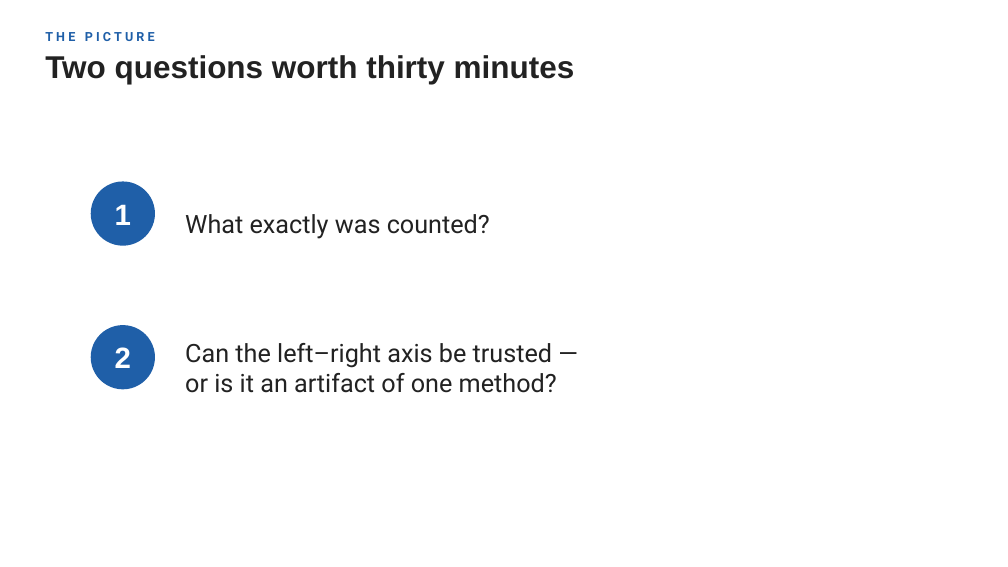
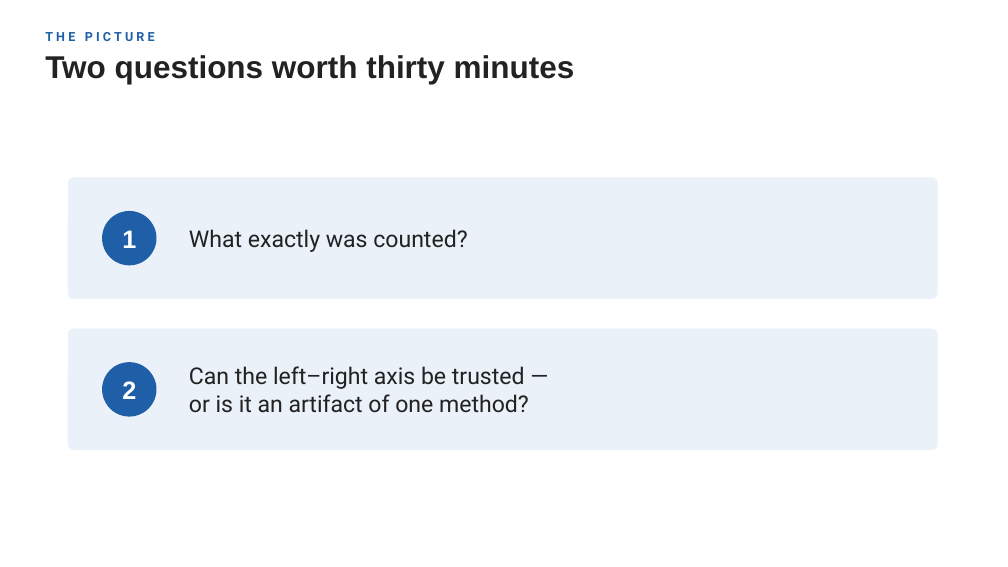
Before and after one commit to kengoharimoto/stylometry-experiments, a slide deck: slide 4 of materials/presentation_2026/chronology_stratification.pptx. Drawn at 1008x567 pixels with LibreOffice and Linux fonts; fonts in the diff are those of the drawing. Boxes give left, top, right and bottom in pixels: in the first picture for what was removed or moved away, otherwise in the second. Text is boxed around its words. In the diff, an @@ line names an element or a change of style, - is before the commit and + after.

```diff
--- a/materials/presentation_2026/chronology_stratification.pptx
+++ b/materials/presentation_2026/chronology_stratification.pptx
@@ rounded rectangle added at (x1=68, y1=178, x2=938, y2=299), fill #EAF1F9, outline #EAF1F9 0.25 pt @@
@@ text "What exactly was counted?" at (x1=189, y1=229, x2=467, y2=252): size 24 to 22 pt @@
@@ text "1" moved from (x1=115, y1=204, x2=131, y2=225) to (x1=122, y1=230, x2=136, y2=248) @@
@@ text "1" at (x1=122, y1=230, x2=136, y2=248): size 28 to 24 pt @@
@@ ellipse resized from (x1=91, y1=181, x2=155, y2=246) to (x1=102, y1=211, x2=157, y2=265) @@
@@ rounded rectangle added at (x1=68, y1=329, x2=938, y2=450), fill #EAF1F9, outline #EAF1F9 0.25 pt @@
@@ text "Can the left–right axis be ..." at (x1=189, y1=366, x2=529, y2=413): size 24 to 22 pt @@
@@ text "Can the left–right axis be ..." moved from (x1=185, y1=343, x2=557, y2=393) to (x1=189, y1=366, x2=529, y2=413) @@
@@ text "2" at (x1=122, y1=381, x2=136, y2=399): size 28 to 24 pt @@
@@ text "2" moved from (x1=115, y1=347, x2=131, y2=368) to (x1=122, y1=381, x2=136, y2=399) @@
@@ ellipse resized from (x1=91, y1=325, x2=155, y2=389) to (x1=102, y1=362, x2=157, y2=417) @@
```
Also in this commit, not shown: 14 other slides changed, 1 other file.
